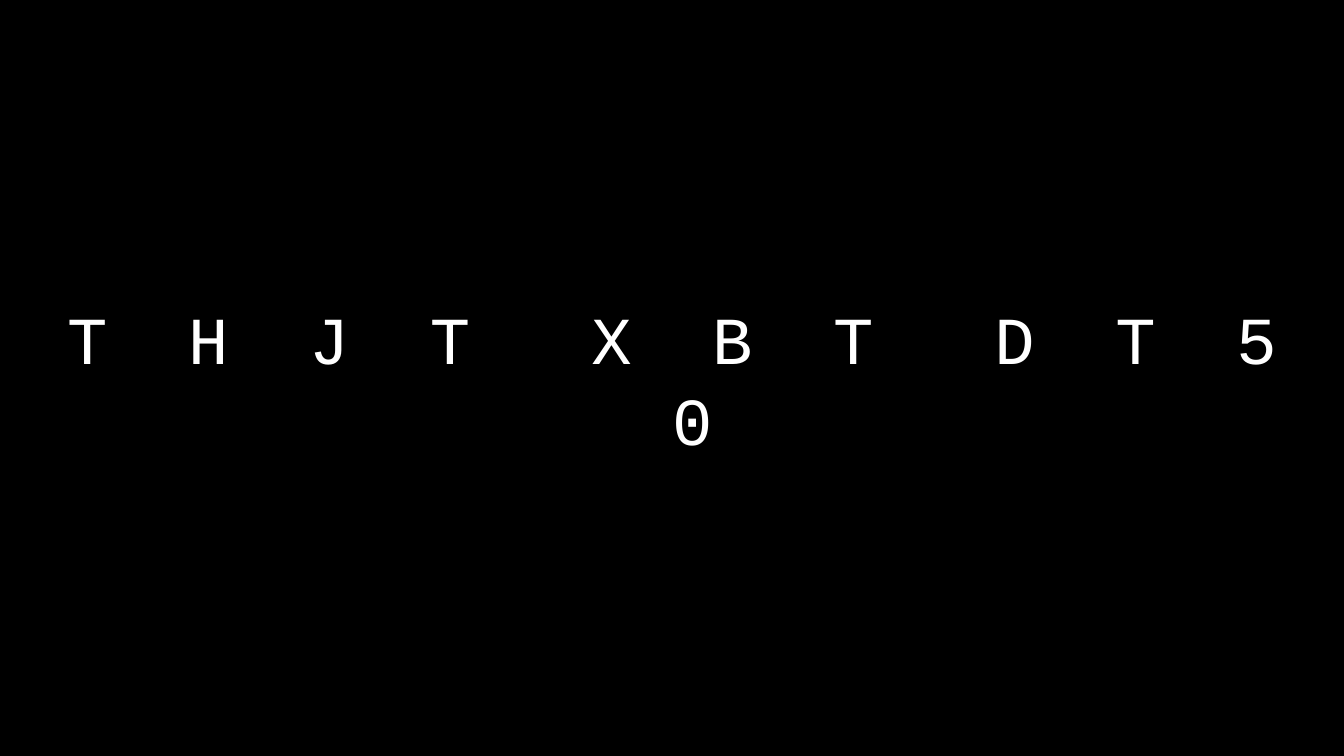
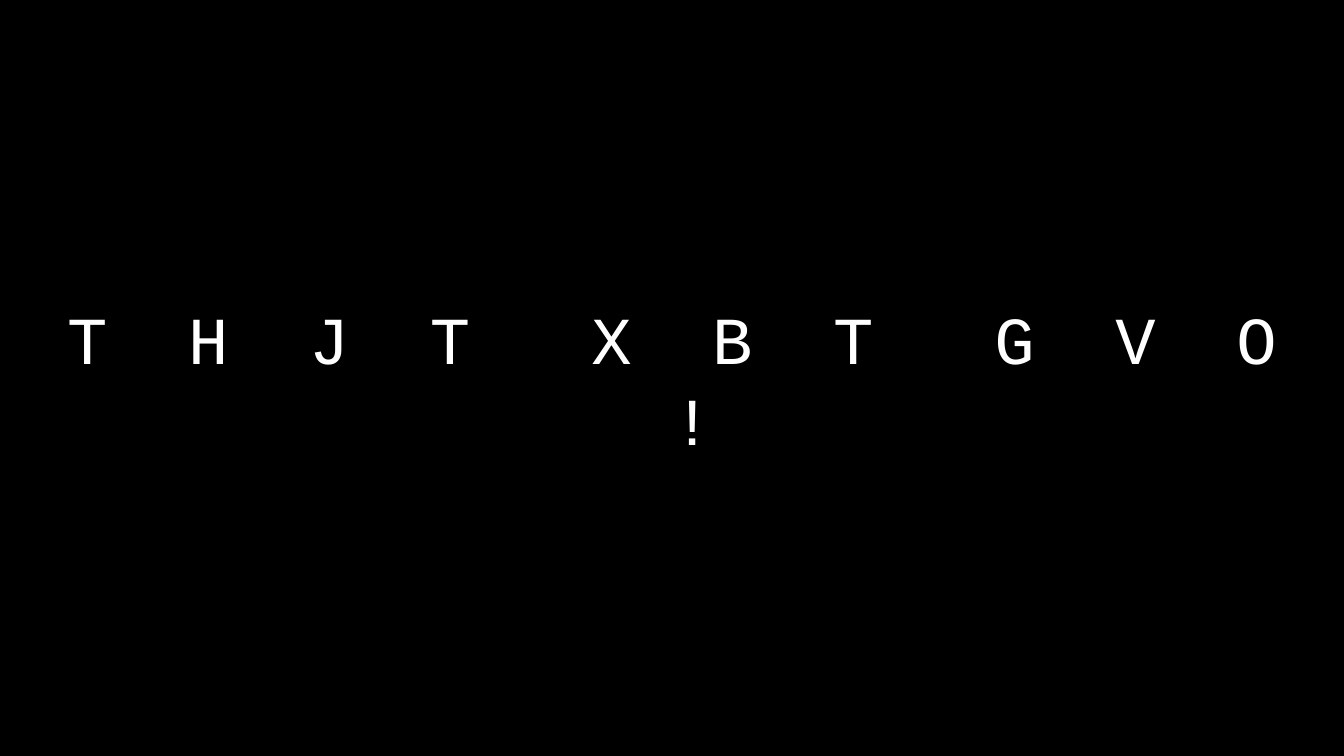
Before and after one commit to SQ4007-2025/website, a slide deck: slide 160 of lectures/slides_3.pptx. Drawn at 1344x756 pixels with LibreOffice and Linux fonts; fonts in the diff are those of the drawing. Boxes give left, top, right and bottom in pixels: in the first picture for what was removed or moved away, otherwise in the second. Text is boxed around its words. In the diff, an @@ line names an element or a change of style, - is before the commit and + after.

```diff
--- a/lectures/slides_3.pptx
+++ b/lectures/slides_3.pptx
@@ title at (67,319,1276,365): text changed @@
-T H J T X B T D T 5 0
+T H J T X B T G V O !
```
Also in this commit, not shown: 10 other slides changed, 2 slides added, 1 slide removed, 4 other files.
